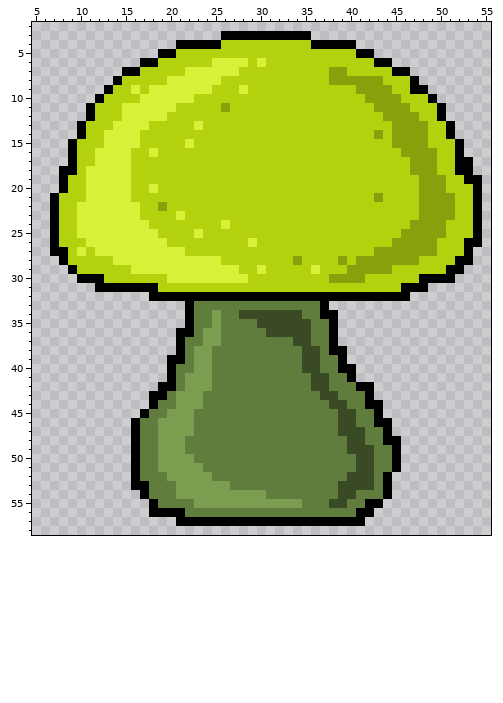
Pixel-art sprite -- imgs/poisenShroom.png. This is how it looked before the edit.
The file is 64x64 pixels. Colours within 5 levels of each other are drawn and written as one. Shown: x 5..55, y 2..58.
After:
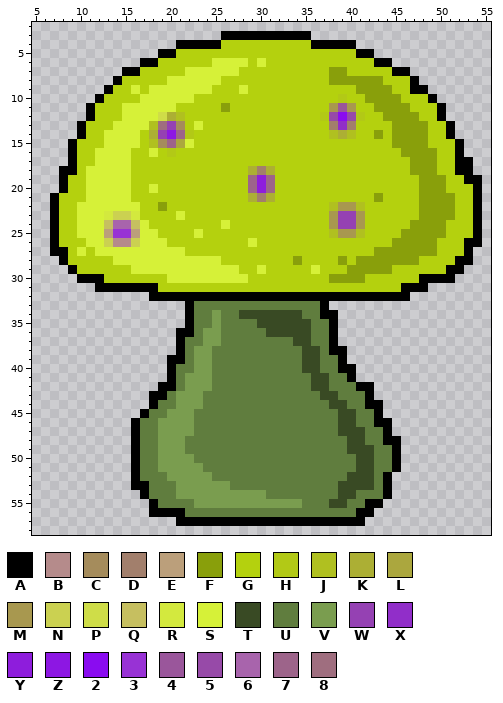
Palette (. is transparent): A #000000  B #b58b8b  C #a58c5c  D #a27f6c  E #bb9f7b  F #899f0b  G #b4d10e  H #b2c916  J #b0c020  K #acaf34  L #aba73e  M #a8984f  N #cbd151  P #cfdd48  Q #c6bf60  R #d3e93e  S #d6f138  T #394a24  U #607d3e  V #7a9d4f  W #9541b3  X #912ec9  Y #8e1ddc  Z #8d17e3  2 #8a0cf0  3 #9832d5  4 #9a569b  5 #974aa8  6 #a864ac  7 #9d648a  8 #9f6e7f
Changes in this commit:
@@ x 11..43 @@
  9 ..AGGSGSSSSSSSGGGSGGGGGGGGGGGGFFF
-10 .AGGGGSSSSSSGGGGGGGGGGGGGGGGGGGFF
-11 AGGGSSSSSSGGGGGFGGGGGGGGGGGGGGGGF
-12 AGGGSSSSSGGGGGGGGGGGGGGGGGGGGGGGG
-13 GGGSSSSGGGGGSGGGGGGGGGGGGGGGGGGGG
-14 GGSSSSGGGGGGGGGGGGGGGGGGGGGGGGGGF
-15 GGSSSSGGGGGSGGGGGGGGGGGGGGGGGGGGG
-16 GSSSSGGSGGGGGGGGGGGGGGGGGGGGGGGGG
+10 .AGGGGSSSSSSGGGGGGGGGGGGGGGGHGGFF
+11 AGGGSSSSSSGGGGGFGGGGGGGGGGGM4MGGF
+12 AGGGSSSSPKJGGGGGGGGGGGGGGGH525HGG
+13 GGGSSSSJ8WCGSGGGGGGGGGGGGGGDXDGGG
+14 GGSSSSGKWZ7HGGGGGGGGGGGGGGGJKJGGF
+15 GGSSSSGJC7LSGGGGGGGGGGGGGGGGGGGGG
+16 GSSSSGGSGHGGGGGGGGGGGGGGGGGGGGGGG
 17 GSSSSGGGGGGGGGGGGGGGGGGGGGGGGGGGG
-18 SSSSSGGGGGGGGGGGGGGGGGGGGGGGGGGGG
-19 SSSSSGGGGGGGGGGGGGGGGGGGGGGGGGGGG
-20 SSSSSGGSGGGGGGGGGGGGGGGGGGGGGGGGG
-21 SSSSSGGGGGGGGGGGGGGGGGGGGGGGGGGGF
-22 SSSSSSGGFGGGGGGGGGGGGGGGGGGGGGGGG
-23 SSSSSSGGGGSGGGGGGGGGGGGGGGGGGGGGG
-24 SSSSSSSGGGGGGGGSGGGGGGGGGGGGGGGGG
-25 SSSSSSSSGGGGSGGGGGGGGGGGGGGGGGGGG
-26 SSSSSSSSSGGGGGGGGGSGGGGGGGGGGGGGG
+18 SSSSSGGGGGGGGGGGGGKDKGGGGGGGGGGGG
+19 SSSSSGGGGGGGGGGGGG7Y7GGGGGGGGGGGG
+20 SSSSSGGSGGGGGGGGGG7Y7GGGGGGGGGGGG
+21 SSSSSGGGGGGGGGGGGGKDKGGGGGGGGGGGF
+22 SSSSSSGGFGGGGGGGGGGGGGGGGGGJMMJGG
+23 SSRNNRGGGGSGGGGGGGGGGGGGGGGMWWMGG
+24 SSQ66QSGGGGGGGGSGGGGGGGGGGGMWWMGG
+25 SSE33ESSGGGGSGGGGGGGGGGGGGGJMMJGG
+26 SSNBBNSSSGGGGGGGGGSGGGGGGGGGGGGGG
 27 GSSSSSSSSSSGGGGGGGGGGGGGGGGGGGGGF
Changed places in both pictures, as pixel boxes (x1, y1, x2, y2):
changed: (320, 94, 365, 139)
changed: (149, 112, 194, 157)
changed: (248, 166, 275, 202)
changed: (329, 202, 365, 238)
changed: (104, 211, 140, 247)
